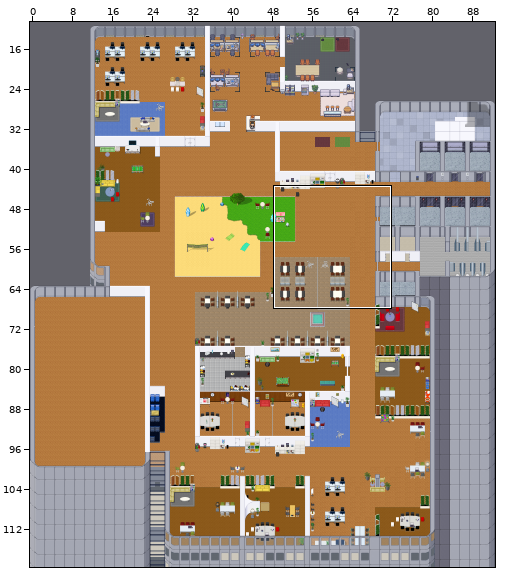
Two states of a Tiled map (JSON), maps/map.json. Above: a wide view before the commit, with the close-up outlined.
Close-up. The starting point:
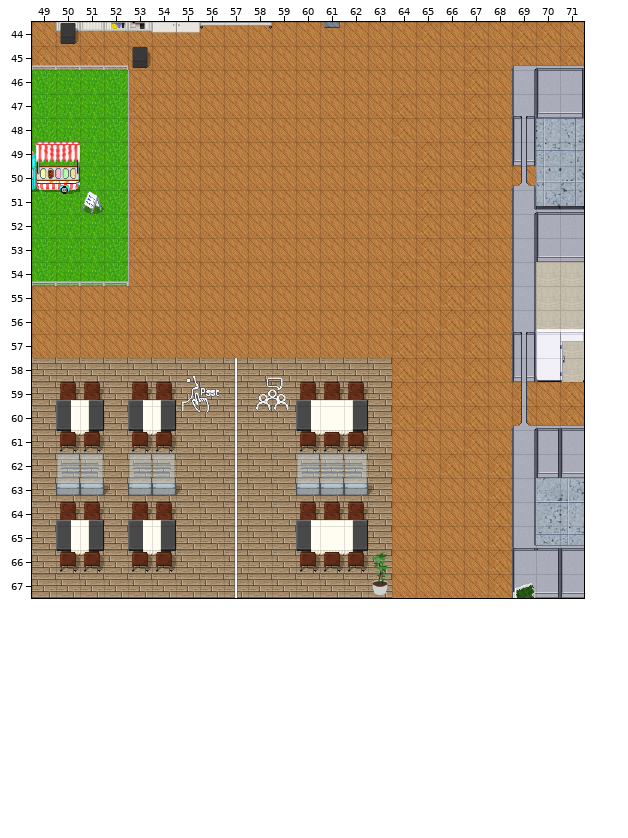
Cells are 32x32 px. Shown: x 49..71, y 44..67. The commit also changed other parts of the map, which this record leaves out.
Once edited:
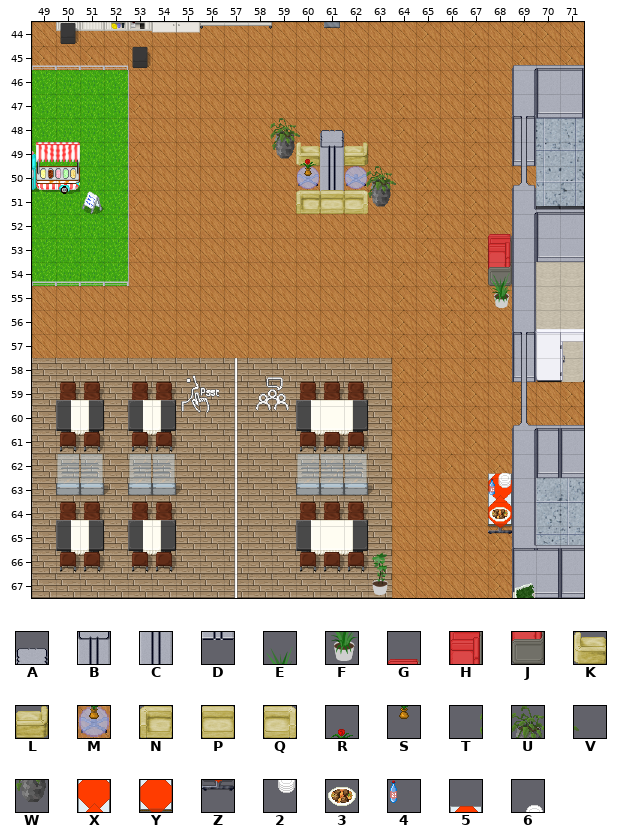
Key: from "Chunk 1": A 436, B 437, C 438, D 439, E 612, F 615, G 703, H 708, J 713, K 714, L 715, M 716, N 717, P 718, Q 719, R 827, S 828, T 829, U 830, V 831, W 833, X 1122, Y 1125, Z 1126, 2 1202, 3 1203, 4 1215, 5 1289, 6 1385.
_ is an empty cell.
See-through tiles are keyed as they look on the map.
The edit:
{"where": "layer \"walls\""}
{"y":48,"x":61,"old":"_","new":"A"}
{"y":49,"x":61,"old":"_","new":"B"}
{"y":50,"x":61,"old":"_","new":"C"}
{"y":51,"x":61,"old":"_","new":"D"}
{"where": "layer \"furniture\""}
{"y":49,"x":60,"old":"_","new":"K"}
{"y":49,"x":62,"old":"_","new":"L"}
{"y":50,"x":60,"old":"_","new":"M"}
{"y":50,"x":62,"old":"_","new":"M"}
{"y":51,"x":60,"old":"___","new":"NPQ"}
{"y":52,"x":68,"old":"_","new":"G"}
{"y":53,"x":68,"old":"_","new":"H"}
{"y":54,"x":68,"old":"_","new":"J"}
{"where": "layer \"aboveBelowFurniture\""}
{"y":49,"x":60,"old":"_","new":"R"}
{"y":50,"x":60,"old":"_","new":"S"}
{"y":50,"x":62,"old":"___","new":"TUV"}
{"y":51,"x":63,"old":"_","new":"W"}
{"y":54,"x":68,"old":"_","new":"E"}
{"y":55,"x":68,"old":"_","new":"F"}
{"where": "layer \"objects\""}
{"y":48,"x":58,"old":"___","new":"TUV"}
{"y":49,"x":59,"old":"_","new":"W"}
{"where": "layer \"objects2\""}
{"y":63,"x":68,"old":"_","new":"X"}
{"y":64,"x":68,"old":"_","new":"Y"}
{"y":65,"x":68,"old":"_","new":"Z"}
{"where": "layer \"objects3\""}
{"y":63,"x":68,"old":"_","new":"2"}
{"y":64,"x":68,"old":"_","new":"3"}
{"where": "layer \"objects4\""}
{"y":63,"x":68,"old":"_","new":"4"}
{"where": "layer \"top2\""}
{"y":62,"x":68,"old":"_","new":"5"}
{"where": "layer \"top3\""}
{"y":48,"x":61,"old":"_","new":"A"}
{"y":62,"x":68,"old":"_","new":"6"}
{"label":"added","picture_box":[270,118,396,214]}
{"label":"added","picture_box":[488,234,512,308]}
{"label":"added","picture_box":[488,473,512,534]}
